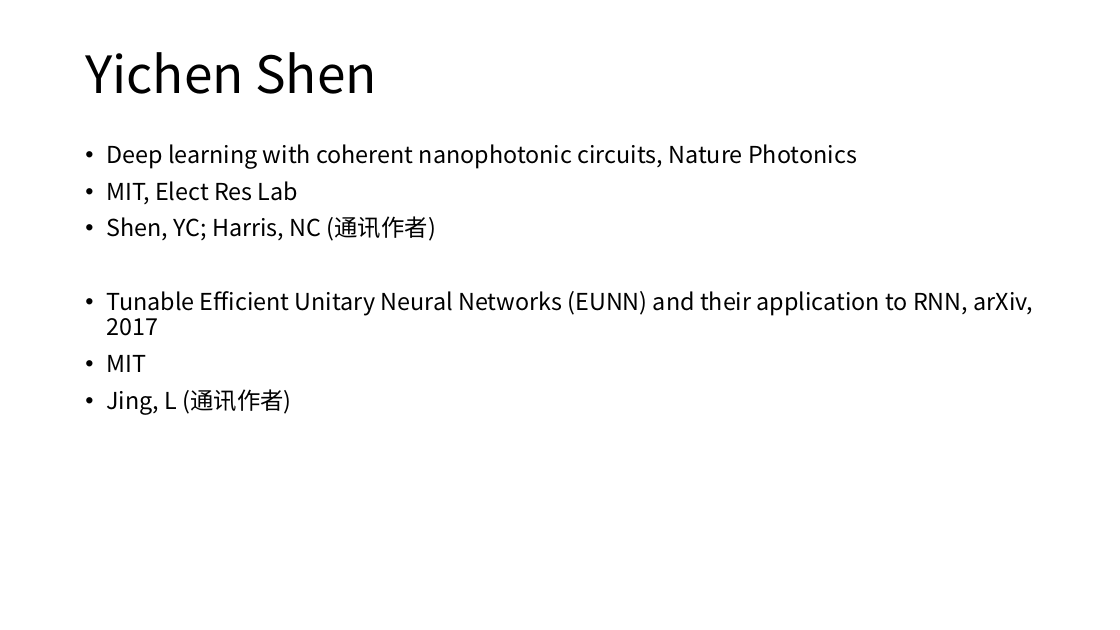
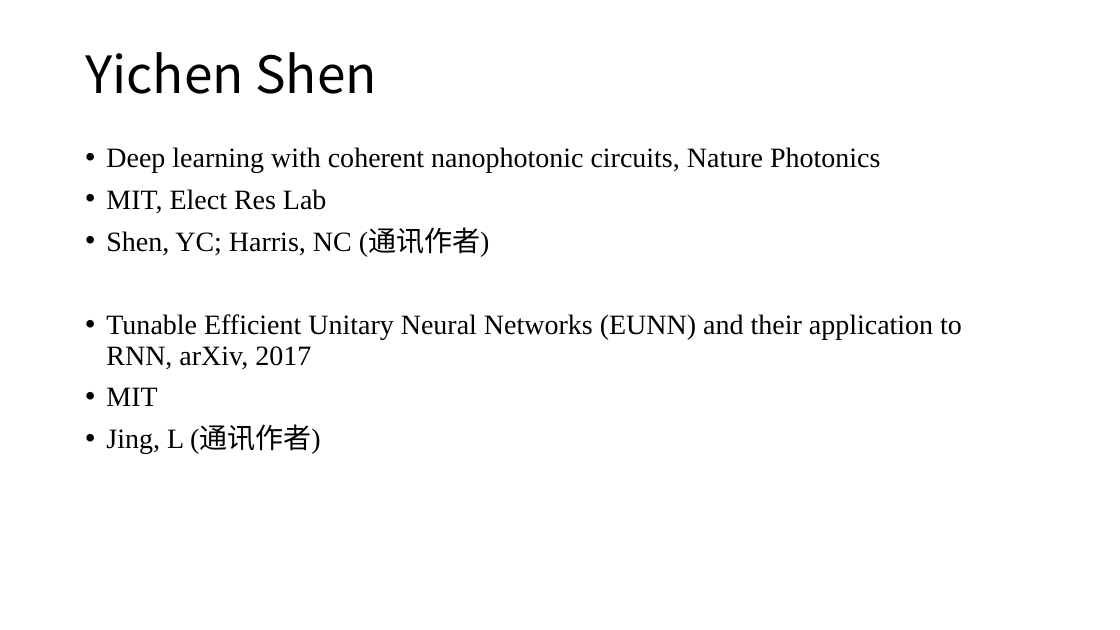
Before and after one commit to lucaschang95/DiscussionWithLin, a slide deck: slide 4 of 20190918 - 光芯片深度学习调研.pptx. Drawn at 1120x630 pixels with LibreOffice and Linux fonts; fonts in the diff are those of the drawing. Boxes give left, top, right and bottom in pixels: in the first picture for what was removed or moved away, otherwise in the second. Text is boxed around its words. In the diff, an @@ line names an element or a change of style, - is before the commit and + after.

```diff
--- a/20190918 - 光芯片深度学习调研.pptx
+++ b/20190918 - 光芯片深度学习调研.pptx
@@ text "Deep learning with coherent nanophotonic ..." at <box>106,147,962,454</box>: size 20 to 24 pt, font Noto Sans CJK SC to Times New Roman @@
```
Also in this commit, not shown: 8 other slides changed, 1 slide added.
